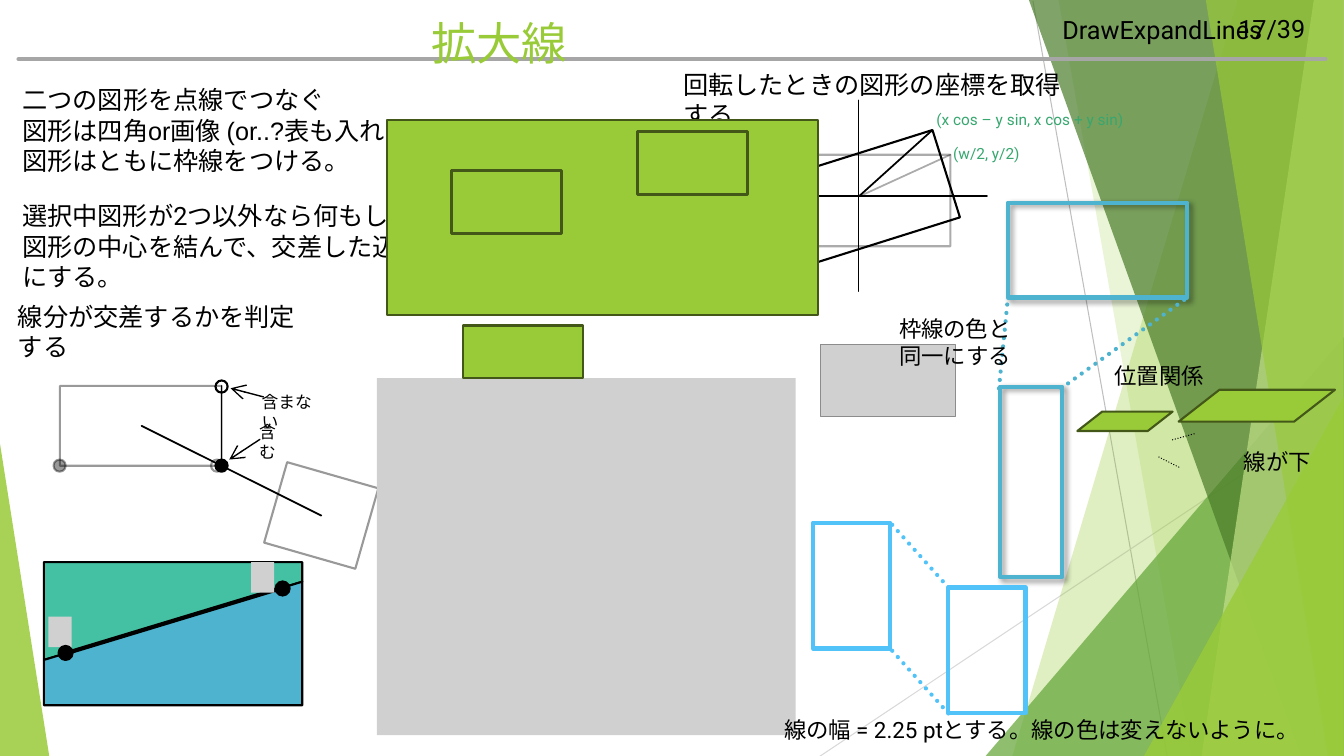
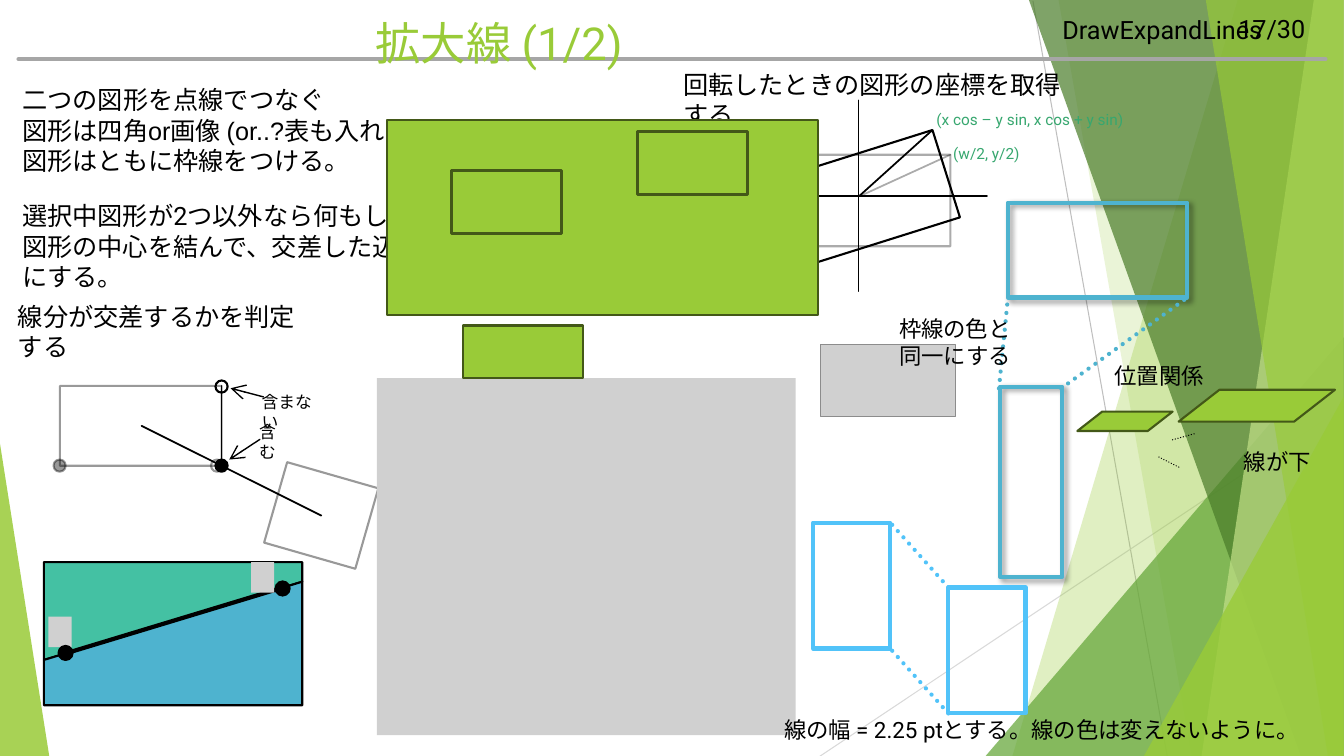
Before and after one commit to hitsuji-ga-u/pawapo, a slide deck: slide 18 of slide/customUI_debug.pptm. Drawn at 1344x756 pixels with LibreOffice and Linux fonts; fonts in the diff are those of the drawing; grey boxes stand for pictures. Boxes give left, top, right and bottom in pixels: in the first picture for what was removed or moved away, otherwise in the second. Text is boxed around its words. In the diff, an @@ line names an element or a change of style, - is before the commit and + after.

```diff
--- a/slide/customUI_debug.pptm
+++ b/slide/customUI_debug.pptm
@@ title at (375,22,623,70): text changed @@
-拡大線
+拡大線 (1/2)
@@ page number at (1238,20,1305,40): text changed @@
-17/39
+17/30
```
Also in this commit, not shown: 1 slide added, 3 other files.
